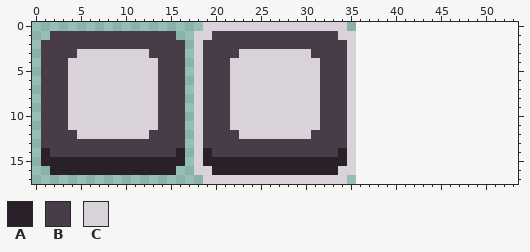
Pixel-art file: Interactables/Spawner/spawner.aseprite. Above is the file before it was changed.
36x18 pixels, 1 frame. The old version is drawn lined up with the new one, on the new canvas.
Palette (. is transparent): A #2a202a  B #473c47  C #d9d3d9
Pixels before, first column x 1:
 0 ..................CCCCCCCCCCCCCCCC.
 1 .BBBBBBBBBBBBBB..CCBBBBBBBBBBBBBBCC
 2 BBBBBBBBBBBBBBBB.CBBBBBBBBBBBBBBBBC
 3 BBBBCCCCCCCCBBBB.CBBBBCCCCCCCCBBBBC
 4 BBBCCCCCCCCCCBBB.CBBBCCCCCCCCCCBBBC
 5 BBBCCCCCCCCCCBBB.CBBBCCCCCCCCCCBBBC
 6 BBBCCCCCCCCCCBBB.CBBBCCCCCCCCCCBBBC
 7 BBBCCCCCCCCCCBBB.CBBBCCCCCCCCCCBBBC
 8 BBBCCCCCCCCCCBBB.CBBBCCCCCCCCCCBBBC
 9 BBBCCCCCCCCCCBBB.CBBBCCCCCCCCCCBBBC
10 BBBCCCCCCCCCCBBB.CBBBCCCCCCCCCCBBBC
11 BBBCCCCCCCCCCBBB.CBBBCCCCCCCCCCBBBC
12 BBBBCCCCCCCCBBBB.CBBBBCCCCCCCCBBBBC
13 BBBBBBBBBBBBBBBB.CBBBBBBBBBBBBBBBBC
14 ABBBBBBBBBBBBBBA.CABBBBBBBBBBBBBBAC
15 AAAAAAAAAAAAAAAA.CAAAAAAAAAAAAAAAAC
16 .AAAAAAAAAAAAAA..CCAAAAAAAAAAAAAACC
17 ..................CCCCCCCCCCCCCCCC.
The result:
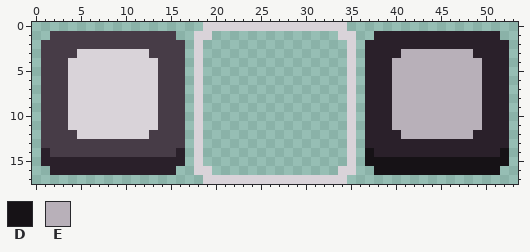
Colours new in this view: D #161216  E #b8b0b9
The edit:
canvas 36x18 -> 54x18
Changed rows in their new state; - is an unchanged pixel.
first column x 19:
 1 -..............----AAAAAAAAAAAAAA-
 2 ................--AAAAAAAAAAAAAAAA
 3 ................--AAAAEEEEEEEEAAAA
 4 ................--AAAEEEEEEEEEEAAA
 5 ................--AAAEEEEEEEEEEAAA
 6 ................--AAAEEEEEEEEEEAAA
 7 ................--AAAEEEEEEEEEEAAA
 8 ................--AAAEEEEEEEEEEAAA
 9 ................--AAAEEEEEEEEEEAAA
10 ................--AAAEEEEEEEEEEAAA
11 ................--AAAEEEEEEEEEEAAA
12 ................--AAAAEEEEEEEEAAAA
13 ................--AAAAAAAAAAAAAAAA
14 ................--DAAAAAAAAAAAAAAD
15 ................--DDDDDDDDDDDDDDDD
16 -..............----DDDDDDDDDDDDDD-
Where, in picture pixels (left, top, right, bottom), the same in both pictures:
changed: (203, 31, 509, 175)
